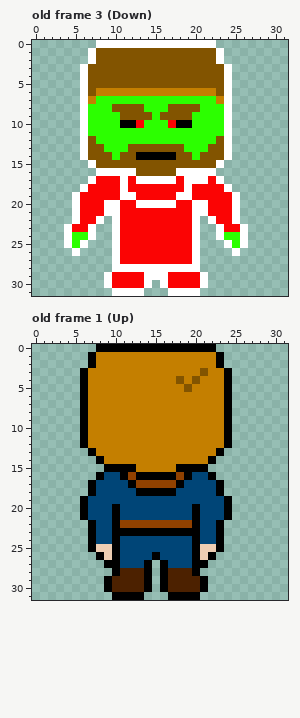
Edited in one commit: pixel-art file (assets/actor/larry/larry_damage.aseprite). The picture above is the old version.
32x32 pixels, 8 frames. Shown: old frame 3 (Down), old frame 1 (Up). The commit also changed other frames, which this record leaves out.
The same view after the edit:
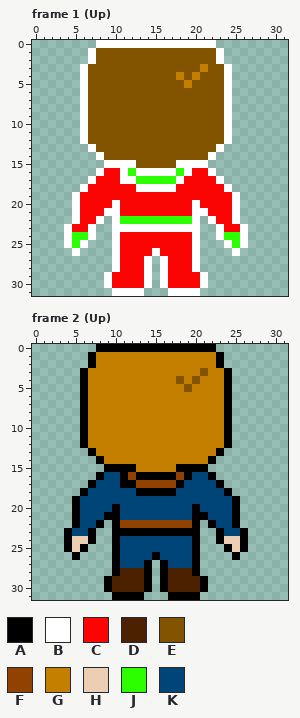
Palette (. is transparent): A #000000  B #ffffff  C #fb0404  D #4c2100  E #825400  F #914100  G #c47f00  H #eeceb3  J #2cff00  K #004577
A new or re-ordered frame is compared with the old frame closest to it.
Changes in this commit:
frames 8 -> 16
frames re-ordered
Frame 1 (Up) against old frame 3 (Down):
y 3: x 21 E -> G
y 4: x 18 E -> G; x 20 E -> G
y 5: x 19 E -> G
y 6: x 8..22 GGGGGGGGGGGGGGG -> EEEEEEEEEEEEEEE
y 7: x 7..23 GJJJJJJJJJJJJJJJG -> EEEEEEEEEEEEEEEEE
y 8: x 7..9 JJJ -> EEE; x 14..16 JJJ -> EEE; x 21..23 JJJ -> EEE
y 9: x 7..10 JJJJ -> EEEE; x 15 J -> E; x 20..23 JJJJ -> EEEE
y 10: x 7..23 JJJJAACJJJCAAJJJJ -> EEEEEEEEEEEEEEEEE
y 11: x 7..23 JJJJJJJJJJJJJJJJJ -> EEEEEEEEEEEEEEEEE
y 12: x 8..22 JJJJJJJJJJJJJJJ -> EEEEEEEEEEEEEEE
y 13: x 6..7 BE -> .B; x 9..11 JJJ -> EEE; x 19..21 JJJ -> EEE; x 23..24 EB -> B.
y 14: x 6..8 BEE -> ..B; x 10 J -> E; x 13..17 AAAAA -> EEEEE; x 20 J -> E; x 22..24 EEB -> B..
y 15: x 7..12 BEEEEE -> ..BBBB; x 18..23 EEEEEB -> BBBB..
y 16: x 9..10 BB -> CC; x 12..18 BEEEEEB -> JBBBBBJ; x 20..21 BB -> CC
y 17: x 12..21 CBBBBBCBBB -> BJJJJJBCCC
y 18: x 11 B -> C; x 13..17 CCCCC -> BBBBB; x 19 B -> C
y 19: x 11..12 BB -> CC; x 18..19 BB -> CC
y 20: x 9 B -> C; x 13..17 BBBBB -> CCCCC; x 21 B -> C
y 22: x 11..19 CCCCCCCCC -> JJJJJJJJJ
y 23: x 11..19 CCCCCCCCC -> BBBBBBBBB
y 26: x 15 C -> B
y 27: x 14..16 CCC -> B.B
y 28: x 11..13 BBB -> CCC; x 15 B -> .; x 17..19 BBB -> CCC
y 29: x 15 B -> .
Frame 2 (Up) is new; against old frame 1 (Up):
y 17: x 11 K -> A
y 18: x 6..7 .A -> AK; x 23..24 A. -> KA
y 19..20: x 5..6 .A -> AK; x 24..25 A. -> KA
y 21: x 5..6 .A -> AK; x 9 K -> A; x 21 K -> A; x 24..25 A. -> KA
y 22: x 5..9 ..AKK -> AKKA.; x 21..25 KKA.. -> .AKKA
y 23: x 4..6 ... -> AKK; x 8..9 KK -> ..; x 21..22 KK -> ..; x 24..26 ... -> KKA
y 24: x 4..6 ... -> AHH; x 8..9 KK -> ..; x 21..22 KK -> ..; x 24..26 ... -> HHA
y 25: x 4..9 ...AHH -> AHA...; x 21..26 HHA... -> ...AHA
y 26: x 5 . -> A; x 8..9 AH -> ..; x 21..22 HA -> ..; x 25 . -> A
y 27: x 9 A -> .; x 21 A -> .
